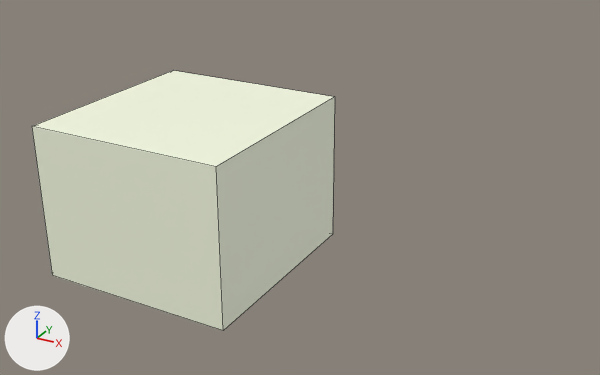
An edit to the FBX model Assets/Resources/Level.fbx, drawn before and after from the same camera.
Both versions are drawn from a 50 mm camera at (20.1, -28.4, 17.1) aimed at (4.4, 0.2, 2.8). Lighting does not change. The marker at lower left points along +X, +Y and +Z. Mesh edges are drawn as thin lines. Where no turn or scale is listed for an object, it has been applied to the vertices.

The first picture shows '立方体'.
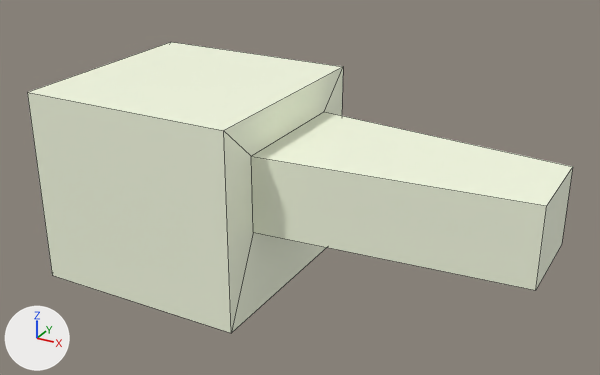
Location of each change, (x1, y1, x2, y2) in pixels of the pictures (600 x 375 px):
'立方体', reshaped (80% wider, 12% taller)
    before: (32, 71, 335, 330)
    after: (27, 42, 573, 333)

The edits, one by one:
me_立方体 is used by ob_立方体; location (0.0, 0.0, 0.0).
me_立方体 had 80 vertices, 62 faces and spanned x -5.94..3.54, y -4.78..5.06, z -1.8..5.39.
me_立方体 now has 104 vertices, 82 faces and spans x -5.94..15.09, y -4.78..5.06, z -1.8..6.88.
Part 1, on me_立方体:
4 vertices are removed from x 3.54, y -4.78..5.06, z -1.8..5.39.
5 faces are deleted.
8 vertices in x -0.08..0.85, y 1.47..2.74, z 1.12..1.32 move by (0.0, -0.19, 0.0).
8 vertices in x -2.57..-1.65, y 2.02..3.29, z 1.88..2.08 move by (0.07, 0.0, 0.0).
8 vertices in x -4.56..-3.64, y 2.44..2.87, z 2.49..2.69 move by (0.12, 0.0, 0.0).
2 vertices move from x -5.79, y -4.78..5.06, z 5.39 to x -5.79, y -4.78..5.06, z 6.88.
12 vertices are added at x 3.93..15.09, y -4.78..5.06, z -1.8..6.88.
13 new faces join them, mat_default (white #f9ffe6).
